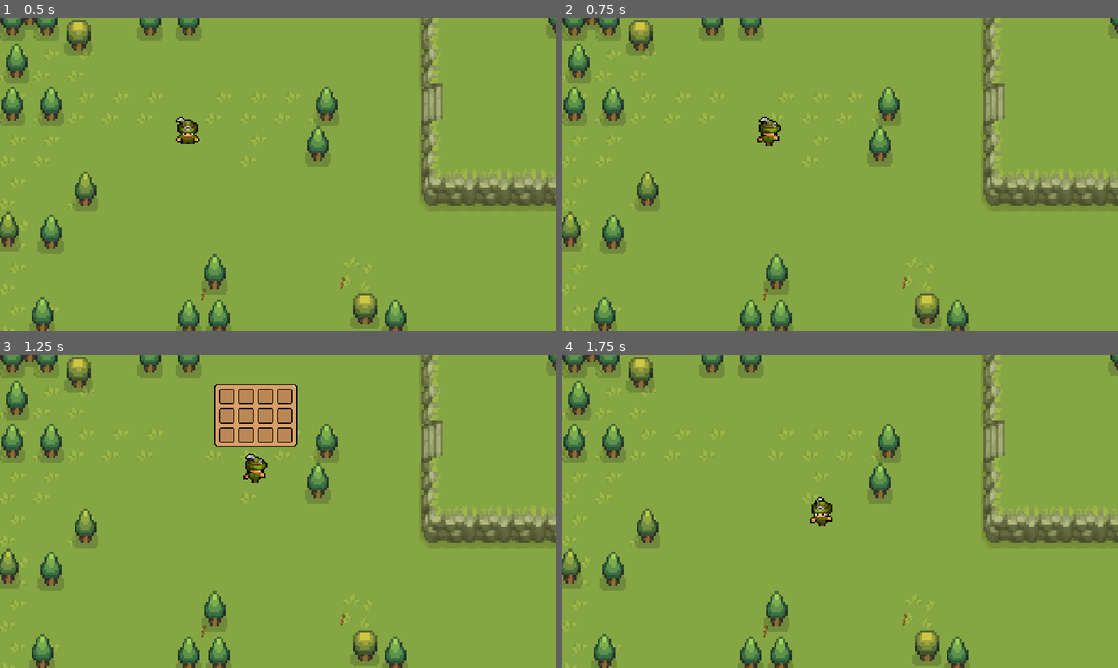
Above: before the commit, frames 1-4 (two rows, left to right).
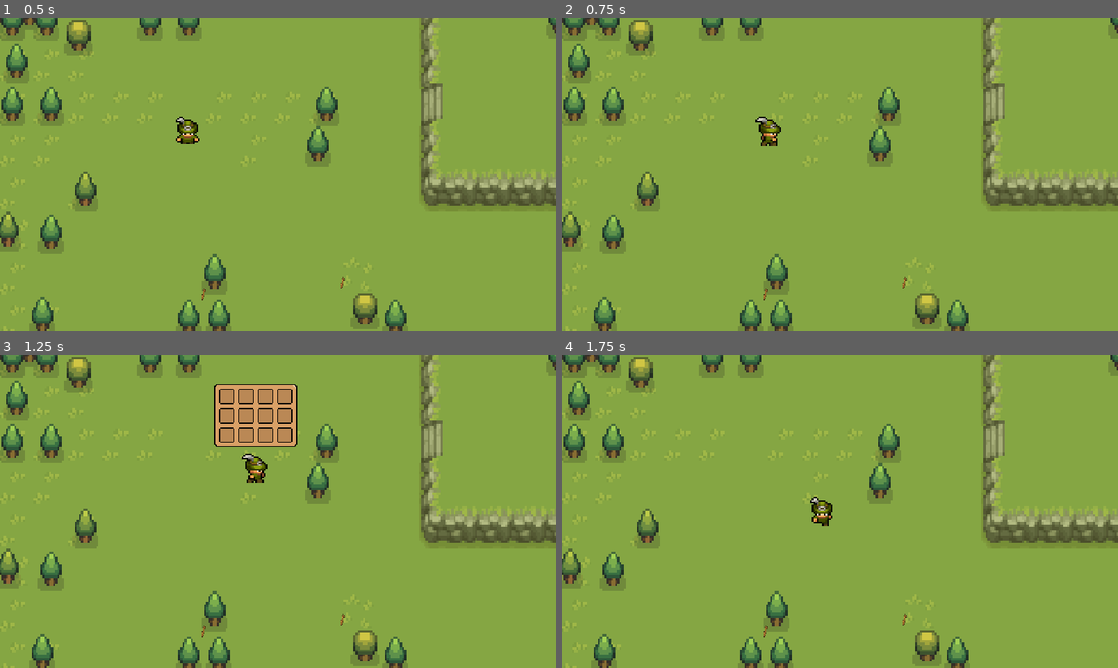
Above: after the commit, the same moments.

Repository: maryBauman/Survive
Game: Godot game, scene res://scenes/places/world.tscn
Same seed, same stepped clock (60 frames per second), same inputs: the game is played once before the commit and once after it.
Inputs:
- Up to frame 1 (0.5 s): no input
- Up to frame 2 (0.75 s): hold D (right) from 0.53 s (still down); tap E (e) at 0.6 s
- Up to frame 3 (1.25 s): keep holding D (right); tap I (i) at 0.8 s
- Up to frame 4 (1.75 s): release D (right) at 1.28 s; hold S (down) from 1.28 s (still down); tap I (i) at 1.35 s; tap E (e) at 1.55 s

Frame 1 is identical in both runs. In frame 2, 0.2% of the frame differs, in the area x 34-40%, y 31-41%; in frame 3, 0.2%; in frame 4, 0.2%.

Commit message:
fixed walking glitch with elif

Diff:
--- a/scenes/people/player.tscn
+++ b/scenes/people/player.tscn
@@ -557,7 +557,8 @@
 position = Vector2(24.5, 20.5)
 scale = Vector2(1.78125, 1.59375)
 sprite_frames = SubResource("SpriteFrames_flie8")
-animation = &"idle"
+animation = &"n-walk"
+frame_progress = 0.69863
 
 [node name="CollisionShape2D" type="CollisionShape2D" parent="."]
 position = Vector2(25, 24)
--- a/script/player.gd
+++ b/script/player.gd
@@ -14,6 +14,8 @@
 	elif direction.x != 0 or direction.y !=0:
 		player_state = "walking"
 
+
+
 	velocity = direction * speed
 	move_and_slide()
 	play_anim(direction)
@@ -22,21 +24,25 @@
 	if player_state == "idle":
 		$AnimatedSprite2D.play("idle")
 	if player_state == "walking":
+		print("dir.y")
+		print(dir.y)
+		print("dir.x")
+		print(dir.x)
 		if dir.y == -1:
 			$AnimatedSprite2D.play("n-walk")
-		if dir.x == 1:
+		elif dir.x == 1:
 			$AnimatedSprite2D.play("e-walk")
-		if dir.y == 1:
+		elif dir.y == 1:
 			$AnimatedSprite2D.play("s-walk")
-		if dir.x == -1:
+		elif dir.x == -1:
 			$AnimatedSprite2D.play("w-walk")
-		if dir.x > 0.5 and dir.y < 0.5:
+		elif dir.x > 0.5 and dir.y < 0.5:
 			$AnimatedSprite2D.play("ne-walk")
-		if dir.x > 0.5 and dir.y > 0.5:
+		elif dir.x > 0.5 and dir.y > 0.5:
 			$AnimatedSprite2D.play("se-walk")
-		if dir.x < 0.5 and dir.y < 0.5:
+		elif dir.x < 0.5 and dir.y < 0.5:
 			$AnimatedSprite2D.play("nw-walk")
-		if dir.x < 0.5 and dir.y > 0.5:
+		elif dir.x < 0.5 and dir.y > 0.5:
 			$AnimatedSprite2D.play("sw-walk")
 
 func player():
